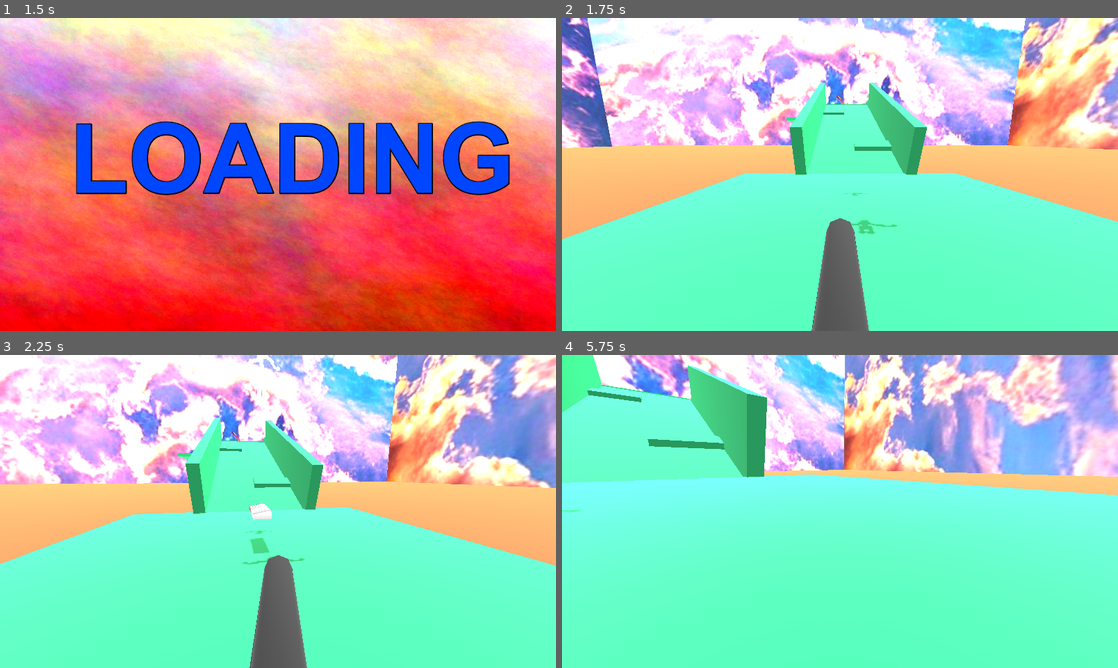
Above: before the commit, frames 1-4 (two rows, left to right).
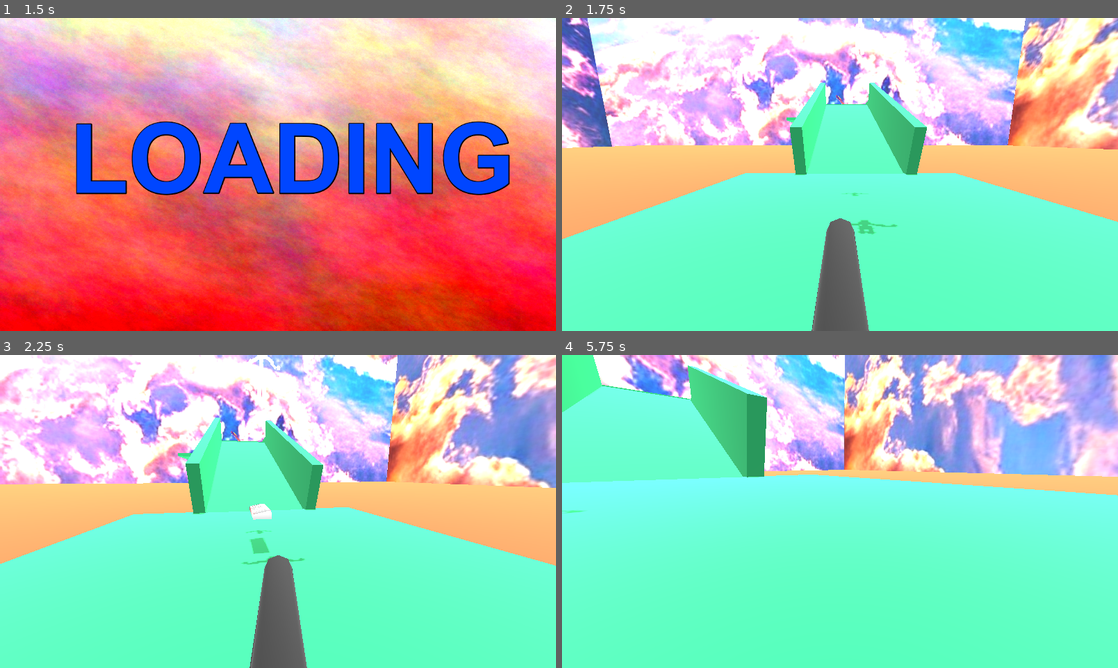
Above: after the commit, the same moments.

Repository: borbware/FGJ24
Game: Godot game, scene res://scenes/title_screen.tscn
The game is run twice, just before and just after one commit, with the same random seed, the same clock (stepped at 60 frames per second) and the same inputs.
Inputs (mouse positions are in pixels of both pictures, inside the frame that each line leads up to):
- Up to frame 1 (1.5 s): click (216, 259) at 0.5 s; click (216, 259) at 1.25 s
- Up to frame 2 (1.75 s): no input
- Up to frame 3 (2.25 s): tap Enter at 2 s; hold D (left_stick_right) from 2.03 s (still down); tap Space (button_a) at 2.1 s
- Up to frame 4 (5.75 s): release D (left_stick_right) at 2.78 s; hold S (left_stick_down) 2.78-3.53 s; tap Ctrl (button_b) at 2.85 s; hold D (left_stick_right) 3.53-4.28 s; tap R (button_y) at 3.6 s; hold W (left_stick_up) 4.28-5.03 s; tap Space (button_a) at 4.35 s; hold S (left_stick_down) from 5.03 s (still down); hold Ctrl (button_b) from 5.03 s (still down)

Frame 1 is identical in both runs. In frame 2, 0.1% of the frame differs, in the area x 47-60%, y 2-57%; in frame 3, 0.1%; in frame 4, 0.5%, in the area x 0-30%, y 10-51%.

Commit message:
go to level 2

Diff:
--- a/scenes/lauri.tscn
+++ b/scenes/lauri.tscn
@@ -36,6 +36,7 @@
 
 [node name="Kiuasbody" parent="." instance=ExtResource("1_ahaqf")]
 transform = Transform3D(2.485, 0, 0, 0, 2.485, 0, 0, 0, 2.485, -5.21218, 27.5844, -131.58)
+nextLevel = "res://scenes/lauri2.tscn"
 
 [node name="LevelTemplate" parent="." instance=ExtResource("1_iu1dw")]
 
@@ -97,9 +98,9 @@
 
 [node name="Physical Bone DEF-forearm_L" parent="LevelTemplate/Human/ego/ego_rig/Skeleton3D" index="37"]
 transform = Transform3D(-0.51037, -0.240858, -0.82582, -0.833133, -0.100191, 0.544155, -0.213756, 0.965521, -0.149529, 0.497432, 1.41259, -0.0792012)
-joint_offset = Transform3D(1, 0, 0, 0, -4.37114e-08, -1, 0, 1, -4.37114e-08, -0.000351321, 0.000617433, 0.0666758)
-joint_rotation = Vector3(1.5708, 0, 0)
-body_offset = Transform3D(1.00014, 1.69426e-05, 3.4716e-05, -4.86746e-05, 2.28882e-05, -1.00022, -3.65078e-06, 1.00014, 3.55095e-05, 0.000349045, 0.0666904, -0.000619888)
+joint_offset = Transform3D(1, 0, 0, 0, -4.37114e-08, -1, 0, 1, -4.37114e-08, -0.000351319, 0.000617432, 0.0666758)
+joint_rotation = Vector3(1.5708, 0, 0)
+body_offset = Transform3D(1.00014, 1.69426e-05, 3.46825e-05, -4.86746e-05, 2.28882e-05, -1.00022, -3.65078e-06, 1.00014, 3.55244e-05, 0.000349045, 0.0666904, -0.000619888)
 
 [node name="Physical Bone DEF-forearm_L_001" parent="LevelTemplate/Human/ego/ego_rig/Skeleton3D" index="38"]
 transform = Transform3D(-0.510157, -0.241081, -0.824806, -0.833029, -0.0995774, 0.543508, -0.213698, 0.964287, -0.149385, 0.605074, 1.34152, -0.0591393)
@@ -108,10 +109,10 @@
 body_offset = Transform3D(0.999932, -0.000117302, 2.51606e-05, 7.89128e-05, -0.00067921, -0.99901, -8.49366e-06, 0.998942, -4.81308e-06, 0.000335693, 0.0658073, -5.91278e-05)
 
 [node name="Physical Bone DEF-shoulder_R" parent="LevelTemplate/Human/ego/ego_rig/Skeleton3D" index="39"]
-transform = Transform3D(0.473947, 0.0863719, 0.880875, -0.357069, 0.928605, 0.102005, -0.805083, -0.360932, 0.476903, -0.107279, 1.99704, 0.0205135)
-joint_offset = Transform3D(1, 0, 0, 0, -4.37114e-08, -1, 0, 1, -4.37114e-08, 0.143678, -0.373449, 0.0603251)
-joint_rotation = Vector3(1.5708, 0, 0)
-body_offset = Transform3D(0.934203, 0.354951, 0.0356565, -3.26931e-05, 0.108054, -1.00111, -0.357138, 0.928641, 0.101431, -0.00381899, 0.100749, 0.391994)
+transform = Transform3D(0.473947, 0.0863719, 0.880875, -0.357069, 0.928605, 0.102005, -0.805083, -0.360932, 0.476903, -0.1073, 2.02921, 0.0205135)
+joint_offset = Transform3D(1, 0, 0, 0, -4.37114e-08, -1, 0, 1, -4.37114e-08, 0.15516, -0.403323, 0.0571004)
+joint_rotation = Vector3(1.5708, 0, 0)
+body_offset = Transform3D(0.934203, 0.354951, 0.0356565, -3.26931e-05, 0.108054, -1.00111, -0.357138, 0.928641, 0.101431, -0.00382757, 0.100749, 0.424164)
 
 [node name="Physical Bone DEF-upper_arm_R" parent="LevelTemplate/Human/ego/ego_rig/Skeleton3D" index="40"]
 transform = Transform3D(-0.508465, -0.0780645, 0.856502, 0.83099, -0.292359, 0.469677, 0.211742, 0.953159, 0.214214, -0.256965, 1.55068, -0.0421114)
@@ -272,28 +273,6 @@
 [node name="StaticBody3D" type="StaticBody3D" parent="LevelTemplate/MeshInstance3D10"]
 
 [node name="CollisionShape3D" type="CollisionShape3D" parent="LevelTemplate/MeshInstance3D10/StaticBody3D"]
-shape = SubResource("ConcavePolygonShape3D_aphk0")
-
-[node name="MeshInstance3D7" type="MeshInstance3D" parent="LevelTemplate"]
-transform = Transform3D(0.00245057, -0.00122823, 4.28499, -1.40409, 0.70368, 0.00747871, -0.527761, -1.87212, -1.87303e-07, 2.86538, 18.7964, -20.0964)
-mesh = SubResource("BoxMesh_qyxic")
-skeleton = NodePath("")
-surface_material_override/0 = SubResource("StandardMaterial3D_lray0")
-
-[node name="StaticBody3D" type="StaticBody3D" parent="LevelTemplate/MeshInstance3D7"]
-
-[node name="CollisionShape3D" type="CollisionShape3D" parent="LevelTemplate/MeshInstance3D7/StaticBody3D"]
-shape = SubResource("ConcavePolygonShape3D_aphk0")
-
-[node name="MeshInstance3D8" type="MeshInstance3D" parent="LevelTemplate"]
-transform = Transform3D(0.00245057, -0.00122823, 4.67499, -1.40409, 0.70368, 0.00815938, -0.527761, -1.87212, -2.0435e-07, -2.51003, 24.5156, -35.337)
-mesh = SubResource("BoxMesh_qyxic")
-skeleton = NodePath("")
-surface_material_override/0 = SubResource("StandardMaterial3D_lray0")
-
-[node name="StaticBody3D" type="StaticBody3D" parent="LevelTemplate/MeshInstance3D8"]
-
-[node name="CollisionShape3D" type="CollisionShape3D" parent="LevelTemplate/MeshInstance3D8/StaticBody3D"]
 shape = SubResource("ConcavePolygonShape3D_aphk0")
 
 [node name="MeshInstance3D5" type="MeshInstance3D" parent="LevelTemplate"]
--- a/scenes/lauri2.tscn
+++ b/scenes/lauri2.tscn
@@ -85,10 +85,10 @@
 body_offset = Transform3D(1.0001, 3.59491e-06, -0.000295198, -2.46341e-06, 2.09726e-06, -0.999897, -1.57394e-06, 1.00004, 8.41713e-06, -0.00106049, 0.0941811, -0.000930786)
 
 [node name="Physical Bone DEF-spine_004" parent="LevelTemplate/Human/ego/ego_rig/Skeleton3D" index="32"]
-transform = Transform3D(1.00008, 8.81962e-06, 0.000106229, -5.39623e-07, -0.368817, -0.929237, -8.77306e-07, 0.929655, -0.368703, -9.53674e-05, 2.2216, 0.000724792)
-joint_offset = Transform3D(1, 0, 0, 0, -3.61999e-06, -0.999999, 0, 0.999999, -3.61999e-06, 3.36934e-05, 0.196486, 0.528324)
-joint_rotation = Vector3(1.5708, 0, 0)
-body_offset = Transform3D(1.00008, 8.81962e-06, 0.000106229, -8.25152e-07, 2.05978e-05, -0.999712, -6.16536e-07, 1.00014, -2.81079e-05, -9.15527e-05, 0.528168, -0.196499)
+transform = Transform3D(1.00008, 8.81962e-06, 0.000106229, -5.39623e-07, -0.368817, -0.929237, -8.77306e-07, 0.929655, -0.368703, -9.53674e-05, 2.29316, 0.000724792)
+joint_offset = Transform3D(1, 0, 0, 0, -3.61999e-06, -0.999999, 0, 0.999999, -3.61999e-06, 2.63936e-05, 0.22287, 0.594857)
+joint_rotation = Vector3(1.5708, 0, 0)
+body_offset = Transform3D(1.00008, 8.81962e-06, 0.000106229, -8.25152e-07, 2.05978e-05, -0.999712, -6.16536e-07, 1.00014, -2.81079e-05, -9.15527e-05, 0.594681, -0.222885)
 
 [node name="Physical Bone DEF-spine_005" parent="LevelTemplate/Human/ego/ego_rig/Skeleton3D" index="33"]
 transform = Transform3D(1.00008, 1.23046e-05, 2.7325e-06, 8.77163e-07, -0.18669, -0.982563, -5.01424e-06, 0.982695, -0.186629, -0.000339508, 1.75166, 0.0174866)
@@ -202,10 +202,10 @@
 body_offset = Transform3D(1.0001, -6.42613e-07, -2.58675e-06, 1.24634e-06, 2.23493e-06, -1.00003, -5.32717e-07, 1.00012, -8.60964e-08, -0.00504303, 0.115067, 0.0368118)
 
 [node name="Physical Bone DEF-shin_R_001" parent="LevelTemplate/Human/ego/ego_rig/Skeleton3D" index="51"]
-transform = Transform3D(1.00008, -8.77306e-07, -1.21752e-05, 6.84121e-06, 0.0986365, 0.995179, -3.0417e-06, -0.995166, 0.0986341, -0.134361, 0.196751, -1.13805)
-joint_offset = Transform3D(1, 0, 0, 0, -3.61999e-06, -1, 0, 1, -3.61999e-06, 0.0363604, -1.12732, 0.226737)
-joint_rotation = Vector3(1.5708, 0, 0)
-body_offset = Transform3D(1.00008, -8.75443e-07, -1.21754e-05, -6.50808e-06, -5.04151e-08, -1.00005, 3.69921e-06, 1.00005, 2.55121e-06, -0.0363617, 0.226749, 1.12737)
+transform = Transform3D(1.00008, -8.77306e-07, -1.21752e-05, 6.84121e-06, 0.0986365, 0.995179, -3.0417e-06, -0.995166, 0.0986341, -0.138428, 0.196766, -1.2909)
+joint_offset = Transform3D(1, 0, 0, 0, -3.61999e-06, -1, 0, 1, -3.61999e-06, 0.0404266, -1.27943, 0.241796)
+joint_rotation = Vector3(1.5708, 0, 0)
+body_offset = Transform3D(1.00008, -8.75443e-07, -1.21754e-05, -6.50808e-06, -5.04151e-08, -1.00005, 3.69921e-06, 1.00005, 2.55121e-06, -0.0404282, 0.24181, 1.27949)
 
 [node name="Tankki" parent="LevelTemplate" index="3"]
 transform = Transform3D(-4.37114e-08, 0, -1, 0, 1, 0, 1, 0, -4.37114e-08, -80.2553, 42.7157, 36.5776)
